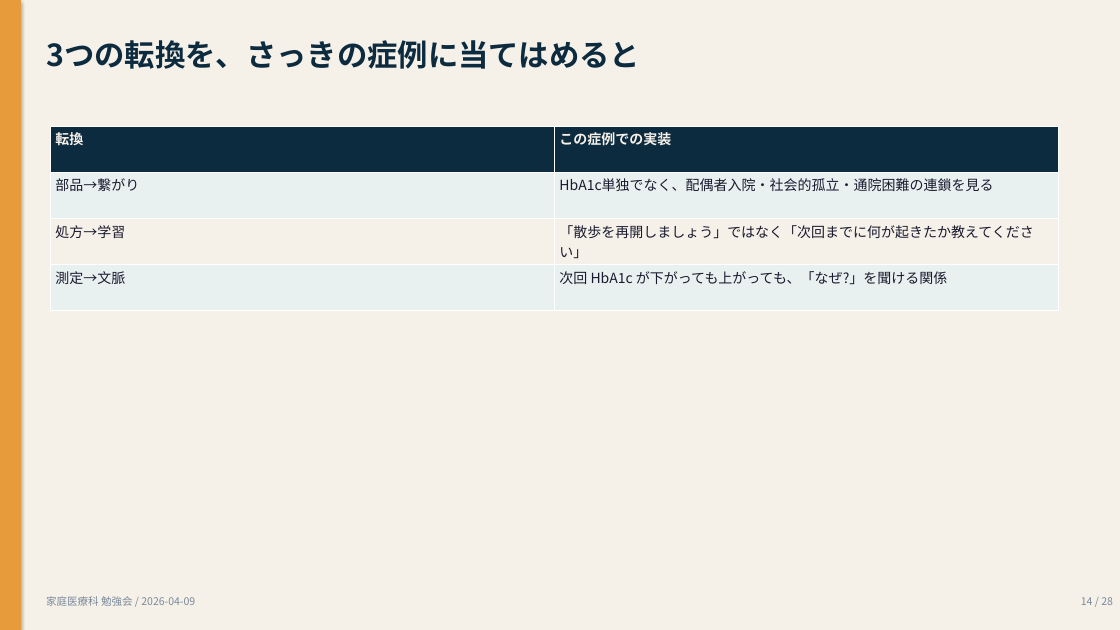
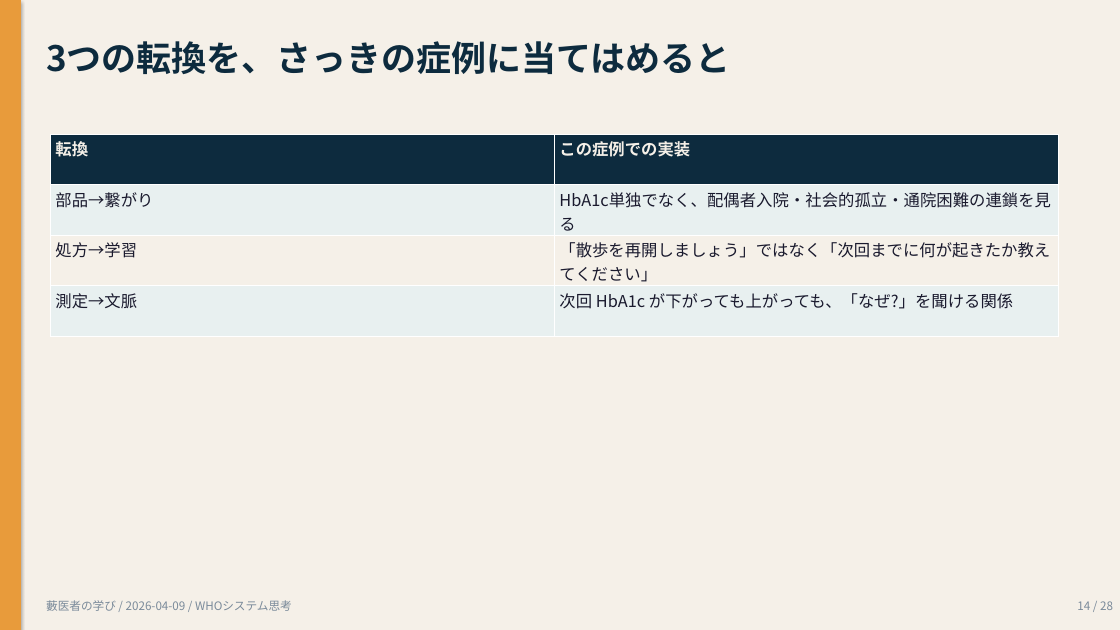
Before and after one commit to Tama831/ai-agent-team-materials, a slide deck: slide 14 of output/education/2026-04-09_who-systems-thinking-residents/who-systems-thinking-residents_slides_residents.pptx. Drawn at 1120x630 pixels with LibreOffice and Linux fonts; fonts in the diff are those of the drawing. Boxes give left, top, right and bottom in pixels: in the first picture for what was removed or moved away, otherwise in the second. Text is boxed around its words. In the diff, an @@ line names an element or a change of style, - is before the commit and + after.

```diff
--- a/output/education/2026-04-09_who-systems-thinking-residents/who-systems-thinking-residents_slides_residents.pptx
+++ b/output/education/2026-04-09_who-systems-thinking-residents/who-systems-thinking-residents_slides_residents.pptx
@@ text "3つの転換を、さっきの症例に当てはめると" at <box>46,41,731,74</box>: size 26 to 30 pt @@
@@ table at <box>50,134,1059,336</box> @@
@@ size 12 to 14 pt @@
@@ table: place and size @@
-table at <box>50,126,1059,311</box>
+table at <box>50,134,1059,336</box>
@@ text "14 / 28" at <box>1077,601,1113,610</box>: size 9 to 10 pt @@
@@ text at <box>46,600,292,611</box>: text changed; size 9 to 10 pt @@
-家庭医療科 勉強会 / 2026-04-09
+藪医者の学び / 2026-04-09 / WHOシステム思考
```
Also in this commit, not shown: 27 other slides changed, 7 other files.
